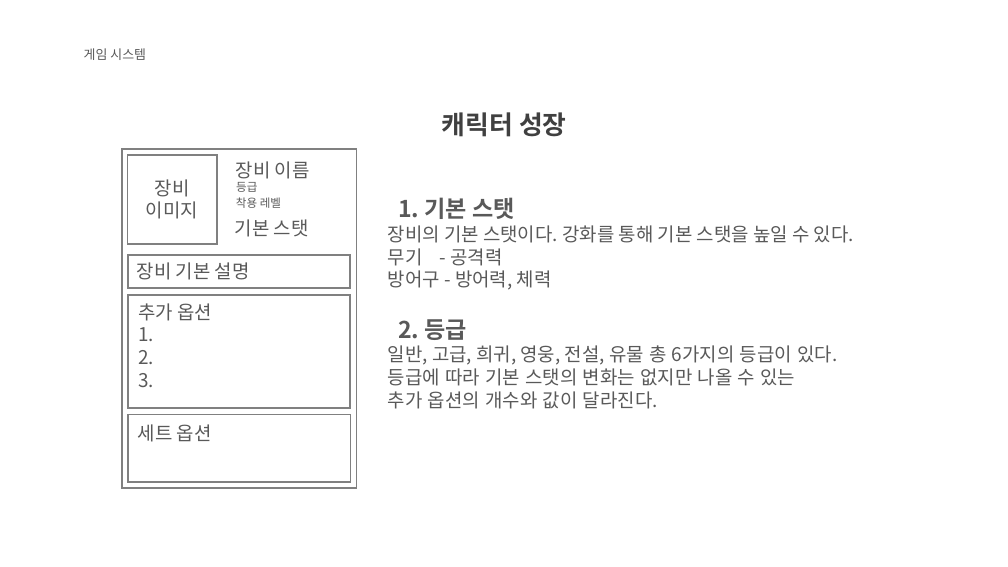
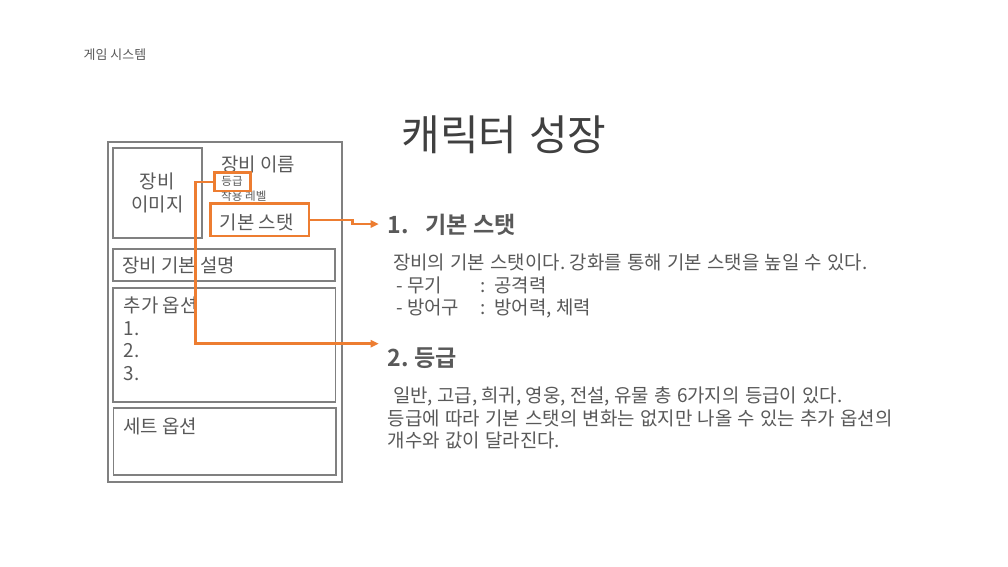
Before and after one commit to KJGoody/Daemonis, a slide deck: slide 11 of Deamonis(데모니스) 기획서/Daemonis PPT.pptx. Drawn at 1008x567 pixels with LibreOffice and Linux fonts; fonts in the diff are those of the drawing; background and template pictures are left out. Boxes give left, top, right and bottom in pixels: in the first picture for what was removed or moved away, otherwise in the second. Text is boxed around its words. In the diff, an @@ line names an element or a change of style, - is before the commit and + after.

```diff
--- a/Deamonis(데모니스) 기획서/Daemonis PPT.pptx
+++ b/Deamonis(데모니스) 기획서/Daemonis PPT.pptx
@@ text "캐릭터 성장" at (402, 115, 606, 154): size 24.6 to 40 pt, font Arial to Noto Sans CJK KR, bold off @@
@@ 8 texts, 5 rectangles: place and size @@
-8 texts, 5 rectangles at (123, 149, 357, 488)
+8 texts, 5 rectangles at (107, 142, 342, 482)
@@ rectangle added at (215, 172, 251, 191), outline #ED7D31 2.5 pt @@
@@ elbow arrow added from (215, 182) to (379, 344), #ED7D31 2.5 pt @@
@@ rectangle added at (210, 204, 309, 237), outline #ED7D31 2.5 pt @@
@@ text "기본 스탯": place and size @@
-text "기본 스탯" at (388, 197, 854, 409)
+text "기본 스탯" at (388, 213, 893, 449)
@@ elbow arrow added from (309, 220) to (379, 224), #ED7D31 2.5 pt @@
@@ text at (426, 213, 515, 235): text changed @@
-1. 기본 스탯
+1. 기본 스탯
@@ text at (407, 276, 591, 318): text changed @@
-무기 - 공격력
-방어구 - 방어력, 체력
+- 무기 : 공격력
+- 방어구 : 방어력, 체력
@@ text at (388, 405, 893, 449): text changed @@
-등급에 따라 기본 스탯의 변화는 없지만 나올 수 있는
-추가 옵션의 개수와 값이 달라진다.
+등급에 따라 기본 스탯의 변화는 없지만 나올 수 있는 추가 옵션의 개수와 값이 달라진다.
```
Also in this commit, not shown: 18 other slides changed.
